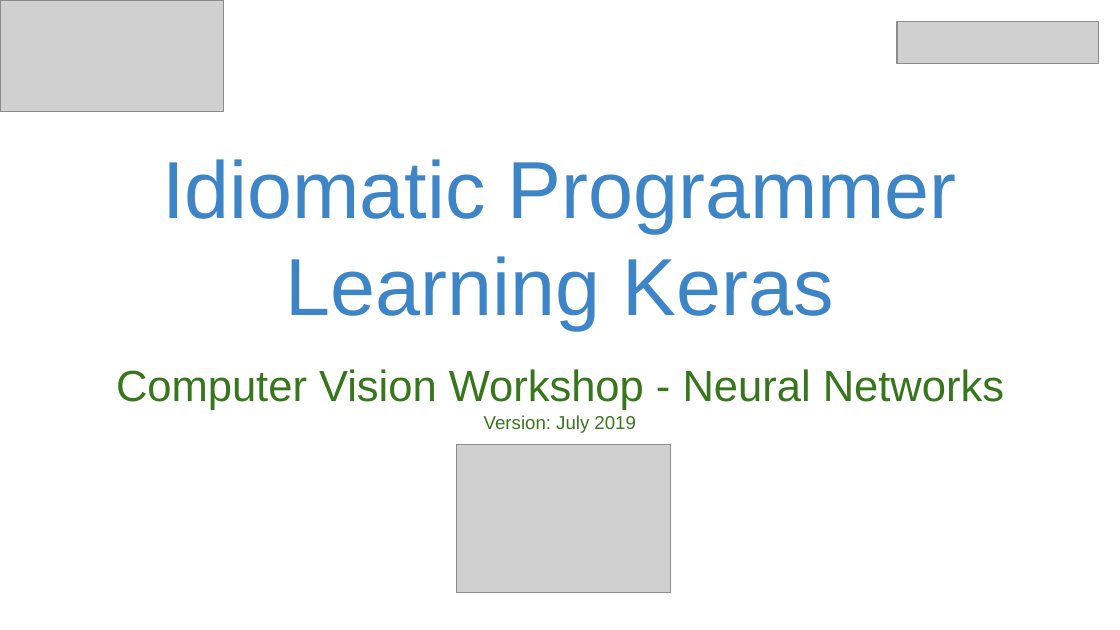
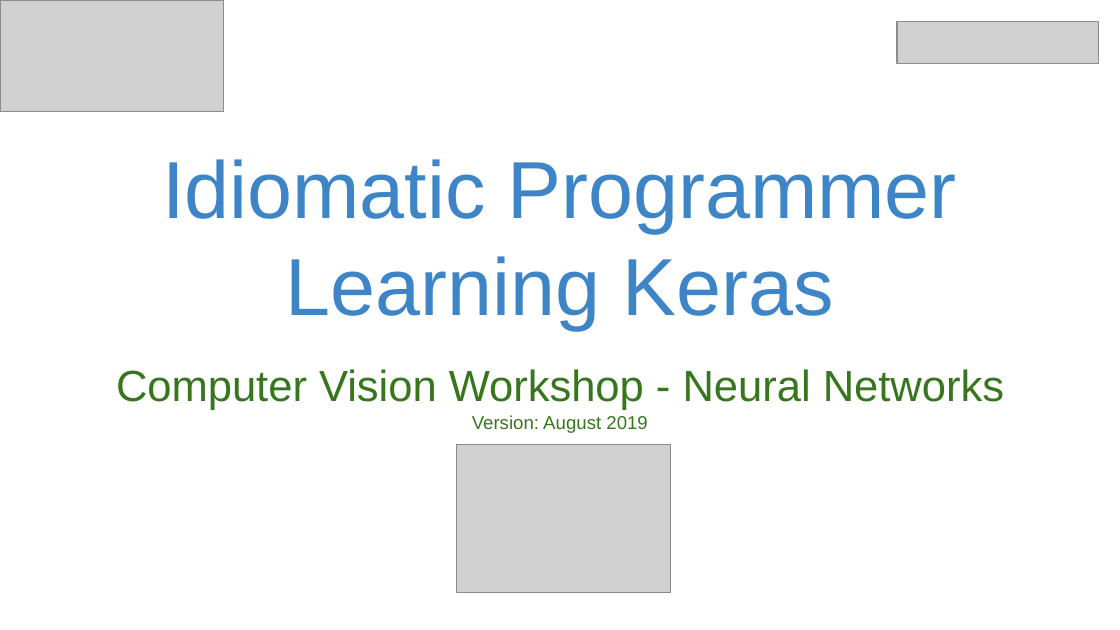
Before and after one commit to GoogleCloudPlatform/keras-idiomatic-programmer, a slide deck: slide 1 of workshops/Neural_Networks/The Idiomatic Programmer - Learning Keras - Workshop - Neural Networks.pptx. Drawn at 1120x630 pixels with LibreOffice and Linux fonts; fonts in the diff are those of the drawing; grey boxes stand for pictures. Boxes give left, top, right and bottom in pixels: in the first picture for what was removed or moved away, otherwise in the second. Text is boxed around its words. In the diff, an @@ line names an element or a change of style, - is before the commit and + after.

```diff
--- a/workshops/Neural_Networks/The Idiomatic Programmer - Learning Keras - Workshop - Neural Networks.pptx
+++ b/workshops/Neural_Networks/The Idiomatic Programmer - Learning Keras - Workshop - Neural Networks.pptx
@@ subtitle at [116,369,1004,433]: text changed @@
-Computer Vision Workshop - Neural Networks
-Version: July 2019
+Computer Vision Workshop - Neural Networks
+Version: August 2019
```
Also in this commit, not shown: 1 other slide changed.
